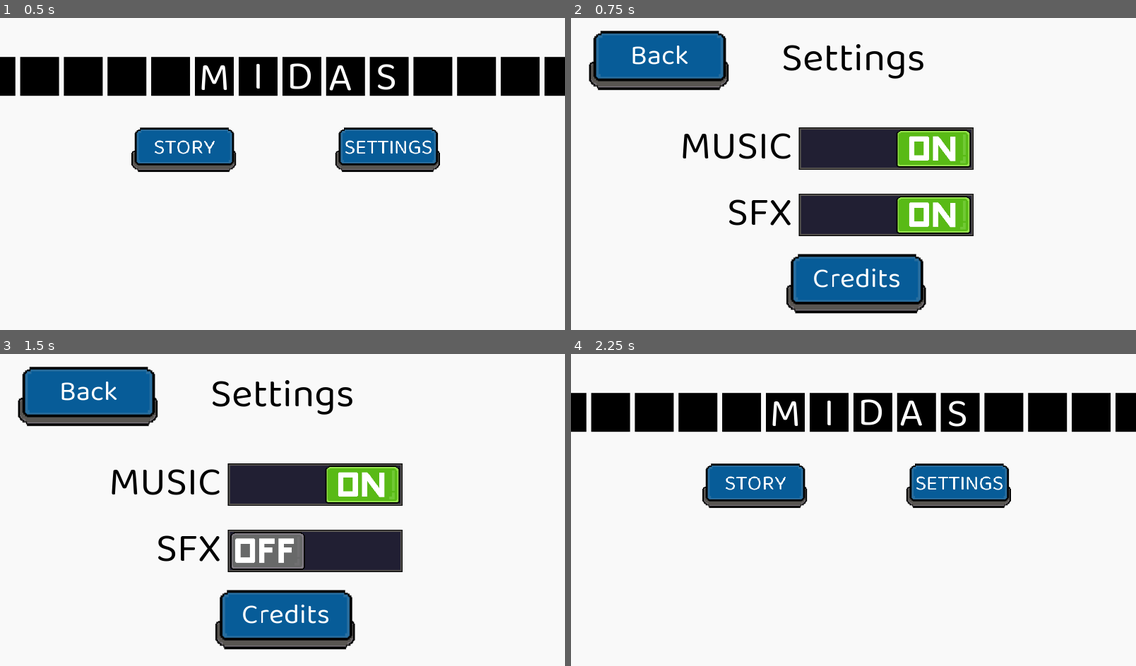
Above: before the commit, frames 1-4 (two rows, left to right).
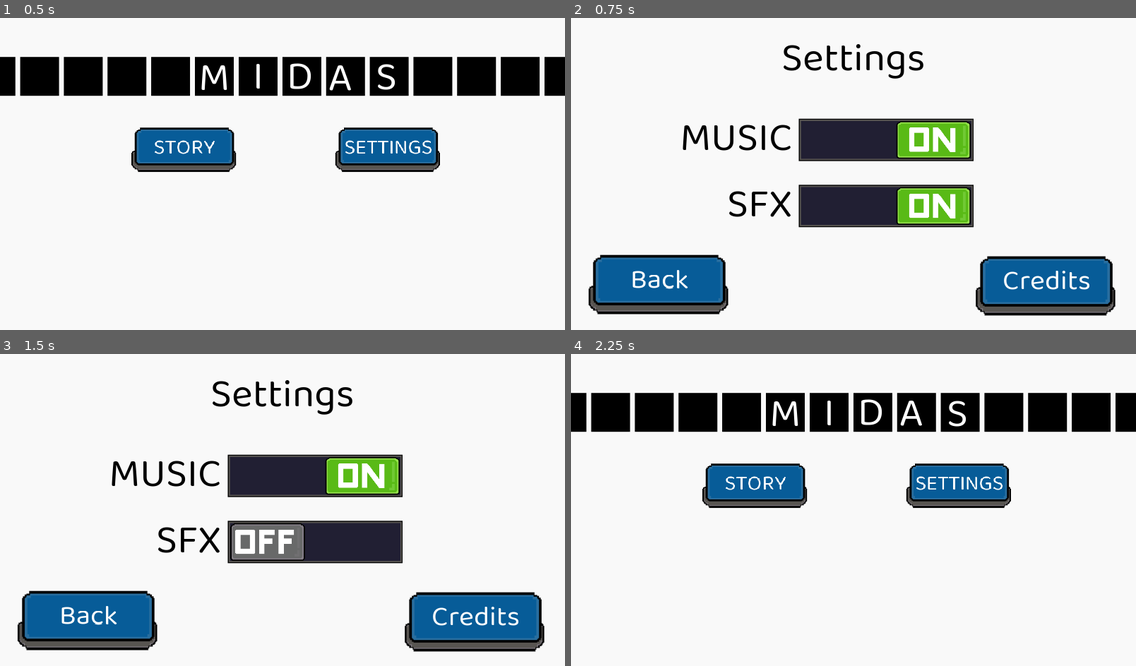
Above: after the commit, the same moments.

Repository: meburns/midas
Game: Godot game, scene res://src/Menu.tscn
Two runs of this game, one before a commit and one after it. Both use one fixed random seed, a clock stepped at 60 frames per second and the inputs below.
Inputs:
- Up to frame 1 (0.5 s): no input
- Up to frame 2 (0.75 s): click "SETTINGS" at 0.5 s
- Up to frame 3 (1.5 s): click "SFX" at 1.25 s
- Up to frame 4 (2.25 s): click "Back" at 2 s

Frame 1 is identical in both runs. In frame 2, 24% of the frame differs, in the area x 3-97%, y 4-96%; in frame 3, 24%; in frame 4, nothing differs.

Commit message:
Reorder settings buttons

Diff:
--- a/src/Settings.tscn
+++ b/src/Settings.tscn
@@ -79,10 +79,10 @@
 }
 
 [node name="CreditsButton" type="TextureButton" parent="."]
-margin_left = 447.529
-margin_top = 511.642
-margin_right = 847.529
-margin_bottom = 711.642
+margin_left = 876.582
+margin_top = 516.583
+margin_right = 1276.58
+margin_bottom = 716.583
 __meta__ = {
 "_edit_use_anchors_": false
 }
@@ -105,10 +105,10 @@
 }
 
 [node name="BackButton" type="TextureButton" parent="."]
-margin_left = 1.18323
-margin_top = 5.6521
-margin_right = 401.183
-margin_bottom = 205.652
+margin_left = 0.359711
+margin_top = 513.762
+margin_right = 400.36
+margin_bottom = 713.762
 __meta__ = {
 "_edit_use_anchors_": false
 }
@@ -132,9 +132,9 @@
 
 [node name="MusicToggle" type="TextureButton" parent="."]
 margin_left = 513.875
-margin_top = 259.408
+margin_top = 238.82
 margin_right = 913.875
-margin_bottom = 359.408
+margin_bottom = 338.82
 __meta__ = {
 "_edit_use_anchors_": false
 }
@@ -160,9 +160,9 @@
 
 [node name="SFXToggle" type="TextureButton" parent="."]
 margin_left = 513.875
-margin_top = 409.288
+margin_top = 388.7
 margin_right = 913.875
-margin_bottom = 509.288
+margin_bottom = 488.7
 __meta__ = {
 "_edit_use_anchors_": false
 }
